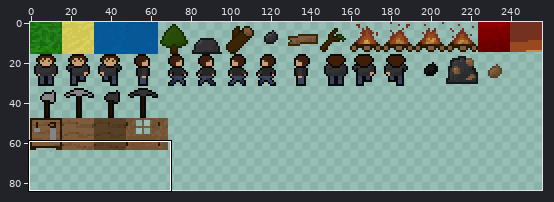
Edited in one commit: sprite sheet (assets/spritesheet.png). Above: a wide view before the commit, with the close-up outlined.
Close-up. First the earlier version:
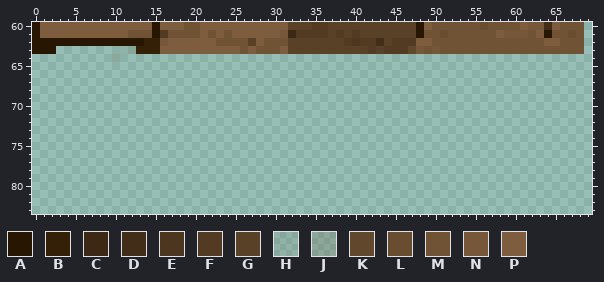
The file is 256x256 pixels. Pixels under 10% opacity are left out. Colours within 5 levels of each other are drawn and written as one. Shown: x 0..69, y 60..83. The wide view leaves out empty margins.
Palette (. is transparent): A #261602  B #342006  C #3c2814  D #422d18  E #4c361f  F #533b23  G #594128  H #6245281a  J #6245282e  K #61472c  L #694d31  M #705335  N #765739  P #7d5d3d
Pixels before, first column x 0:
60 APPPPPPPPPPPPPPAPPPMMPPPPPPPPPPPGGGFFGGGGGGGGGGGAPMMMMMMLMMMMPNNDPMMM
61 APPPPPPPPPPPMMMAFMMMMPMPMPPPPPPNCFFFFGFGFGGGGGGGAMMLMMMMMMPNNNMPAMMLM
62 AAAAAAAAAAAAAABBNPPPPPPMMMMGPMMMGGGGGGGFEFFDGFFFPPMMMMMMMMMMMMMMPPMMM
63 AAA........HHBBBPPPPPPPPPPMPMMMPGGGGGGGGGGFGFFFKNMNMMMMMMMMMMMMMMMMMM
64 ..........J..........................................................
New version:
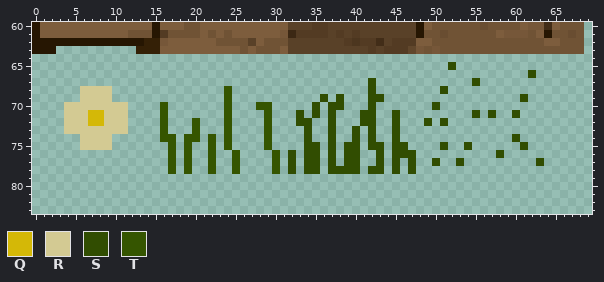
Colours new in this view: Q #d4b807  R #d3ca93  S #314d01  T #355500
Change:
Changed rows in their new state; - is an unchanged pixel.
first column x 4:
63 -------..---------------------------------------------------
64 ------.-----------------------------------------------------
65 ------------------------------------------------S-----------
66 ----------------------------------------------------------S-
67 --------------------------------------S------------S--------
68 --RRRR--------------T-----------------S--------S------------
69 --RRRR--------------T-----------S-S---SS-----------------S--
70 RRRRRRRR----T-------T---TT-----S-SS---S-------S-------------
71 RRRQQRRR----T-------T----T---S-S-S---SS--S---------S-S--S---
72 RRRQQRRR----T---T---T----T---SS--S---SS--S---S-S------------
73 RRRRRRRR----T---T---T----T----S--S--S-S--S------------------
74 --RRRR------TT-TT-T-T----T----S--S--S-S--S--------------S---
75 --RRRR-------T-T--T-T----T----SS-S-SS-SS-SS----S--S------S--
76 -------------T-T--T--T----T-S-SS-S-SS--S-SSS----------S-----
77 -------------T-T--T--T----T-S-SS-S-SS--S-S-S--S--S---------S
78 -------------T-T--T--T----T-S-SS-SSSS-SS-S-S----------------
Where, in picture pixels (left, top, right, bottom), the same in both close-ups:
changed: (64, 46, 136, 150)
added: (160, 62, 544, 174)
